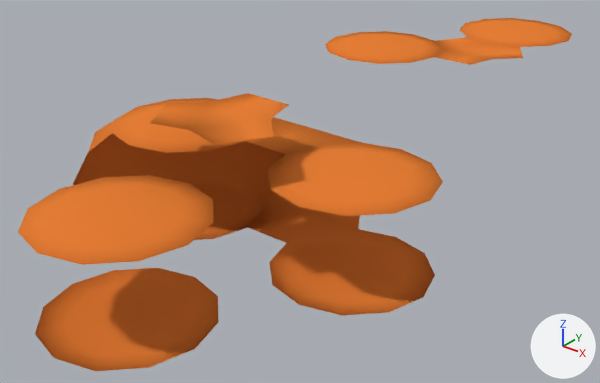
What one commit did to the Blender file Blends/hexTerrain.blend.
Camera for both pictures: a camera (50 mm lens) standing at (2.34, -3.53, 1.72) and looking at (-0.22, -0.33, -0.27). Every picture has the same lights, and +X, +Y and +Z are marked at lower right. The same objects are shown in both versions, whatever each file hides.

The scene before the commit, as lines of its bpy script (objects in view):
```python
ob_ground = bpy.data.objects.new('Ground', me_ground_top)
ob_ground.location = (-0.5, -0.866, 0.23)
ob_ground_002 = bpy.data.objects.new('Ground.002', me_ground_bottom)
ob_ground_002.location = (0.5, -0.866, -0.23)
ob_ground_003 = bpy.data.objects.new('Ground.003', me_ground_top)
ob_ground_003.location = (0.5, -0.866, 0.23)
ob_ground_004 = bpy.data.objects.new('Ground.004', me_ground_top)
ob_ground_004.location = (0.0, -1.732, 0.23)
ob_ground_005 = bpy.data.objects.new('Ground.005', me_ground_bottom)
ob_ground_005.location = (0.0, -1.732, -0.23)
ob_ground_006 = bpy.data.objects.new('Ground.006', me_ground_in)
ob_ground_006.location = (0.0, -0.577, 0.0)
ob_ground_006.rotation_euler = (0.0, 0.0, 3.142)  # degrees (0, 0, 180)
ob_ground_008 = bpy.data.objects.new('Ground.008', me_ground_out_001)
ob_ground_008.location = (-0.5, -0.289, 0.0)
ob_ground_009 = bpy.data.objects.new('Ground.009', me_ground_bottom)
ob_ground_009.location = (-0.5, -0.866, -0.23)
ob_ground_011 = bpy.data.objects.new('Ground.011', me_ground_fill)
ob_ground_011.location = (0.0, -1.129, 0.23)
# also in view: 'Ground.007' at (0.0, 1.73, 0.23); 'Ground.010' at (-0.5, 0.87, 0.23); 'Ground.001' at (0.0, 1.14, 0.23)
```
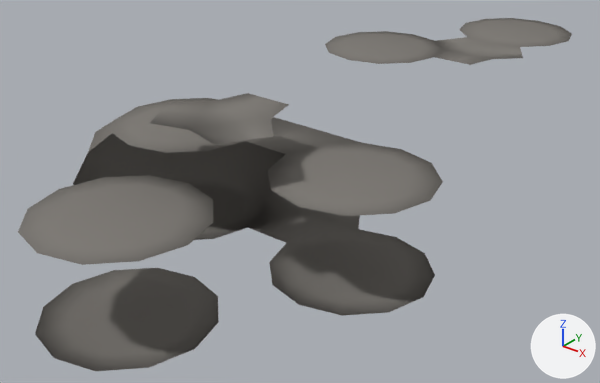
Location of each change, [x1, y1, x2, y2] in pixels of the pictures (600 x 383 px):
'Ground.005', recoloured (orange to grey)
    both: [35, 268, 219, 371]
'Ground.004', recoloured (orange to grey)
    both: [18, 175, 213, 265]
'Ground.002', recoloured
    both: [269, 229, 435, 316]
'Ground.003', recoloured (orange to grey)
    both: [268, 143, 443, 216]
'Ground.008', recoloured
    both: [73, 119, 286, 194]
'Ground.006', recoloured
    both: [246, 117, 361, 243]
'Ground.011', recoloured (orange to grey)
    both: [150, 93, 289, 145]
'Ground', recoloured (orange to grey)
    both: [112, 98, 246, 153]
'Ground.009', recoloured
    both: [171, 176, 265, 240]
'Ground.010', recoloured (orange to grey)
    both: [325, 31, 442, 64]
'Ground.007', recoloured (orange to grey)
    both: [459, 18, 572, 47]
'Ground.001', recoloured (orange to grey)
    both: [435, 37, 523, 65]

The change, as a list of edits to the scene's bpy script:
```text
Change mat_material:
    mat_material.roughness: 0.271 -> 0.5
    mat_material.base_color: (0.8, 0.214, 0.0377) -> (0.214, 0.202, 0.186)  # orange #e77f37 -> grey #7f7c77
```
